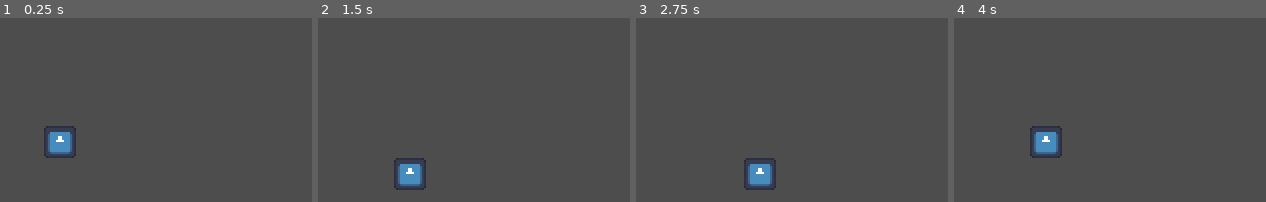
Above: before the commit, frames 1-4 (left to right).
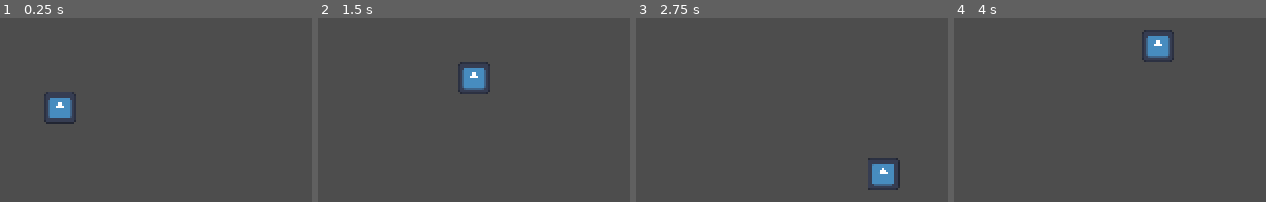
Above: after the commit, the same moments.

Repository: IgorGSoares/Godot_Snake
Game: Godot game, scene res://scenes/main.tscn
Same seed, same stepped clock (60 frames per second), same inputs: the game is played once before the commit and once after it. The project has no main scene, so this scene is started directly. The engine's default icon, where the game draws it, is replaced by a stand-in: a white triangle on a blue panel in a dark square.
Inputs:
- Up to frame 1 (0.25 s): no input
- Up to frame 2 (1.5 s): hold Right (Right) 0.53-1.28 s; hold Down (Down) from 1.28 s (still down)
- Up to frame 3 (2.75 s): release Down (Down) at 2.03 s; hold Right (Right) from 2.03 s (still down)
- Up to frame 4 (4 s): release Right (Right) at 2.78 s; hold Up (Up) 2.78-3.53 s; hold Left (Left) from 3.53 s (still down)

The runs differ from the first frame. In frame 1, 2.4% of the frame differs, in the area x 14-25%, y 40-77%; in frame 2, 2.6%, in the area x 24-56%, y 23-94%; in frame 3, 2.4%; in frame 4, 2.6%.

Commit message:
Auto move

Diff:
--- a/snake/scripts/TestGridMovement.gd
+++ b/snake/scripts/TestGridMovement.gd
@@ -2,22 +2,28 @@
 
 const tile_size: Vector2 = Vector2(16,16)
 var sprite_node_pos_tween: Tween #to move smooth
+var direction: Vector2 = Vector2(0,-1)
 
 func _physics_process(delta):
+	_set_direction()
+
+	if !sprite_node_pos_tween or !sprite_node_pos_tween.is_running():
+		_move(direction)
+
+func _set_direction():
 	#if !sprite_node_pos_tween or !sprite_node_pos_tween.is_running(): #move only if tween is completed
 	#if Input.is_action_pressed...
 
-	if Input.is_action_just_pressed("Up") and !$up.is_colliding(): _move(Vector2(0,-1))
-	if Input.is_action_just_pressed("Down") and !$down.is_colliding(): _move(Vector2(0,1))
-	if Input.is_action_just_pressed("Left") and !$left.is_colliding(): _move(Vector2(-1,0))
-	if Input.is_action_just_pressed("Right") and !$right.is_colliding(): _move(Vector2(1,0))
+	if Input.is_action_just_pressed("Up") and !$up.is_colliding(): direction = Vector2(0,-1)
+	if Input.is_action_just_pressed("Down") and !$down.is_colliding(): direction = Vector2(0,1)
+	if Input.is_action_just_pressed("Left") and !$left.is_colliding(): direction = Vector2(-1,0)
+	if Input.is_action_just_pressed("Right") and !$right.is_colliding(): direction = Vector2(1,0)
 
 func _move(dir: Vector2):
 	global_position += dir * tile_size
 	$Sprite2D.global_position -= dir * tile_size
 
 	if sprite_node_pos_tween: sprite_node_pos_tween.kill()
-
 	sprite_node_pos_tween = create_tween()
 	sprite_node_pos_tween.set_process_mode(Tween.TWEEN_PROCESS_PHYSICS)
-	sprite_node_pos_tween.tween_property($Sprite2D, "global_position", global_position, 0.185).set_trans(Tween.TRANS_SINE)
+	sprite_node_pos_tween.tween_property($Sprite2D, "global_position", global_position, 0.200).set_trans(Tween.TRANS_SINE) #durantion = 0.185
